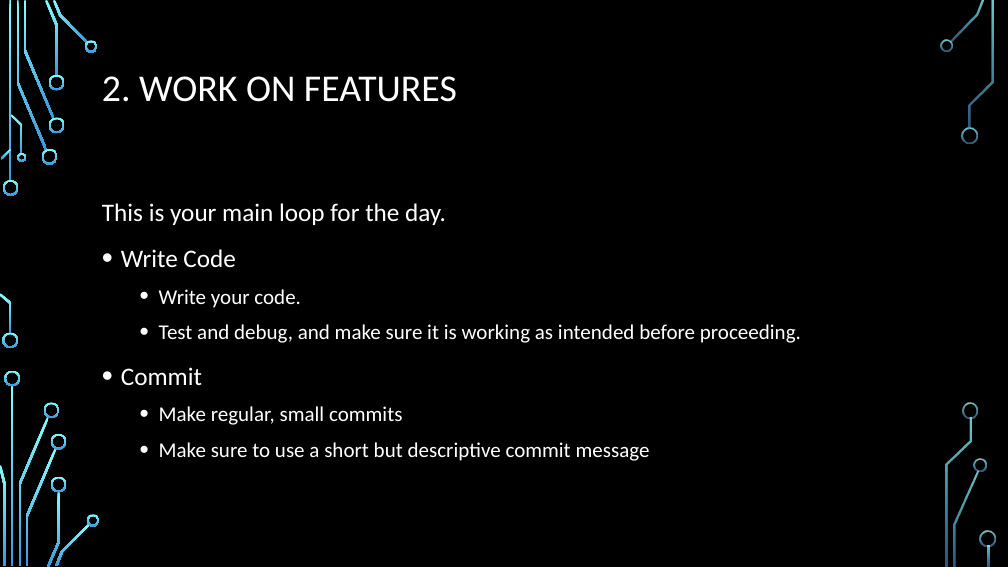
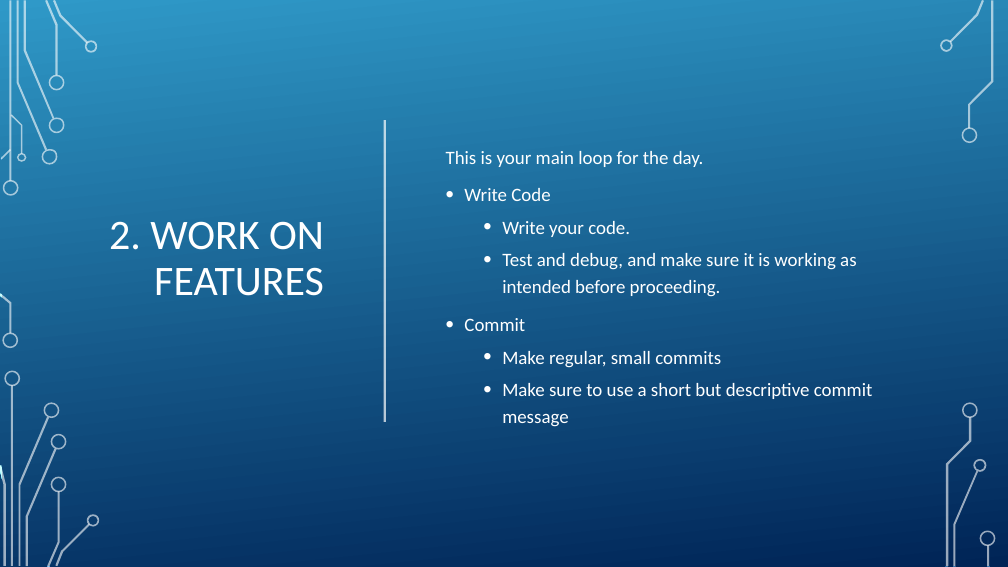
Before and after one commit to EoinRaff/Java_Demo, a slide deck: slide 6 of Github Workflow.pptx (slide 5 before the commit). Drawn at 1008x567 pixels with LibreOffice and Linux fonts; fonts in the diff are those of the drawing; background and template pictures are left out. Boxes give left, top, right and bottom in pixels: in the first picture for what was removed or moved away, otherwise in the second. Text is boxed around its words. In the diff, an @@ line names an element or a change of style, - is before the commit and + after.

```diff
--- a/Github Workflow.pptx
+++ b/Github Workflow.pptx
@@ rectangle added at (x1=2, y1=0, x2=1008, y2=566), fill gradient #3198C9 to #002456 @@
@@ title "2. WORK ON FEATURES" moved from (x1=102, y1=76, x2=457, y2=102) to (x1=109, y1=221, x2=324, y2=296) @@
@@ title "2. WORK ON FEATURES" at (x1=109, y1=221, x2=324, y2=296): size 36 to 40 pt; alignment left to right @@
@@ text "This is your main loop ..." moved from (x1=102, y1=203, x2=801, y2=461) to (x1=446, y1=151, x2=873, y2=427) @@
@@ text "This is your main loop ..." at (x1=446, y1=151, x2=873, y2=427): size 24 to 18 pt in "This is your main loop for the ...", "Write Code", "Commit"; size 20 to 18 pt in "Write your code.", "Test and debug, and make sure it ...", "Make regular, small commits", "Make sure to use a short but ..."; vertical alignment top to middle @@
@@ line added from (385, 120) to (385, 422), #FFFFFF 2 pt @@
@@ group added at (x1=0, y1=0, x2=100, y2=567): 24 freeform shapes, 2 rectangles @@
@@ group added at (x1=940, y1=0, x2=996, y2=566): 9 freeform shapes, 1 rectangle @@
```
Also in this commit, not shown: 10 other slides changed, 6 slides added.
